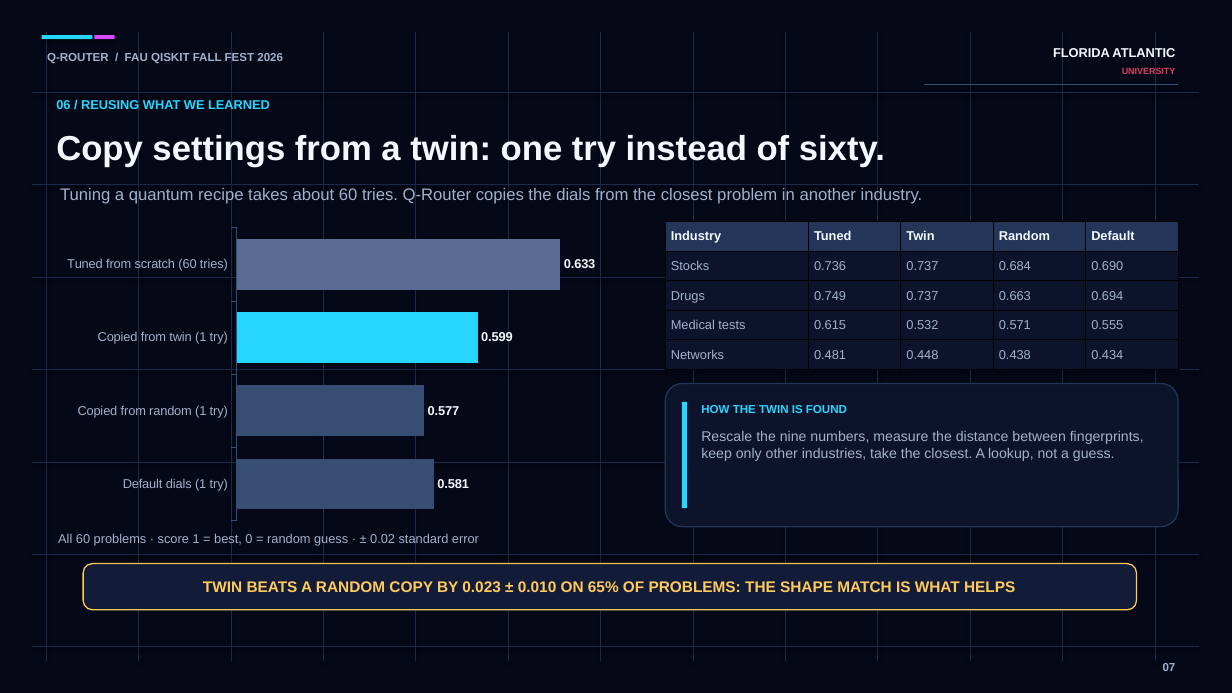
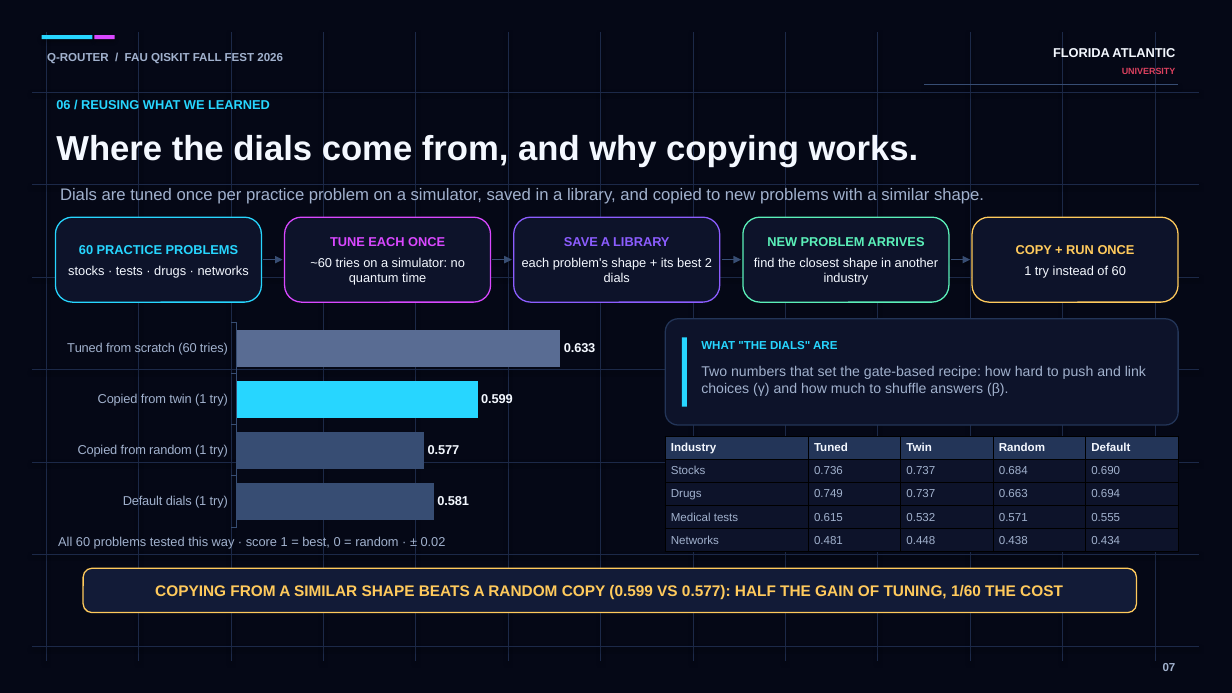
Before and after one commit to gurramn2025-cloud/q-router, a slide deck: slide 7 of slides/Q-Router_presentation.pptx. Drawn at 1232x693 pixels with LibreOffice and Linux fonts; fonts in the diff are those of the drawing. Boxes give left, top, right and bottom in pixels: in the first picture for what was removed or moved away, otherwise in the second. Text is boxed around its words. In the diff, an @@ line names an element or a change of style, - is before the commit and + after.

```diff
--- a/slides/Q-Router_presentation.pptx
+++ b/slides/Q-Router_presentation.pptx
@@ text at bbox=[56, 132, 919, 167]: text changed @@
-Copy settings from a twin: one try instead of sixty.
+Where the dials come from, and why copying works.
@@ text at bbox=[60, 187, 984, 205]: text changed @@
-Tuning a quantum recipe takes about 60 tries. Q-Router copies the dials from the closest problem in another industry.
+Dials are tuned once per practice problem on a simulator, saved in a library, and copied to new problems with a similar shape.
@@ rounded rectangle added at bbox=[55, 217, 262, 302], fill #0D132A, outline #27D6FF 1 pt @@
@@ rounded rectangle added at bbox=[285, 217, 491, 302], fill #0D132A, outline #D948FF 1 pt @@
@@ text added at bbox=[310, 237, 465, 285], 10 pt, text #F4F8FF @@
+TUNE EACH ONCE
+~60 tries on a simulator: no quantum time
@@ rounded rectangle added at bbox=[514, 217, 720, 302], fill #0D132A, outline #8C5DFF 1 pt @@
@@ text added at bbox=[522, 237, 712, 282], 10 pt, text #F4F8FF @@
+SAVE A LIBRARY
+each problem's shape + its best 2 dials
@@ rounded rectangle added at bbox=[743, 217, 949, 302], fill #0D132A, outline #5BF0B9 1 pt @@
@@ text added at bbox=[754, 237, 938, 285], 10 pt, text #F4F8FF @@
+NEW PROBLEM ARRIVES
+find the closest shape in another industry
@@ rounded rectangle added at bbox=[972, 217, 1178, 302], fill #0D132A, outline #FFCA5C 1 pt @@
@@ text added at bbox=[68, 244, 249, 277], 10 pt, text #F4F8FF @@
+60 PRACTICE PROBLEMS
+stocks · tests · drugs · networks
@@ arrow added from (263, 260) to (283, 260), #374D73 1.25 pt @@
@@ arrow added from (493, 260) to (512, 260), #374D73 1.25 pt @@
@@ arrow added from (722, 260) to (741, 260), #374D73 1.25 pt @@
@@ arrow added from (951, 260) to (970, 260), #374D73 1.25 pt @@
@@ text added at bbox=[1016, 245, 1135, 277], 10 pt, text #F4F8FF @@
+COPY + RUN ONCE
+1 try instead of 60
@@ bar chart at bbox=[55, 319, 638, 531] @@
@@ bar spacing changed @@
@@ bar chart: place and size @@
-bar chart at bbox=[55, 222, 638, 527]
+bar chart at bbox=[55, 319, 638, 531]
@@ rounded rectangle: place and size @@
-rounded rectangle at bbox=[665, 384, 1178, 527]
+rounded rectangle at bbox=[665, 319, 1178, 425]
@@ rectangle: place and size @@
-rectangle at bbox=[682, 402, 688, 508]
+rectangle at bbox=[682, 337, 688, 407]
@@ text added at bbox=[701, 341, 837, 349], 9 pt, text #27D6FF, bold @@
+WHAT "THE DIALS" ARE
@@ text added at bbox=[701, 366, 1146, 396], 11 pt, text #A1B1CD @@
+Two numbers that set the gate-based recipe: how hard to push and link choices (γ) and how much to shuffle answers (β).
@@ text removed at bbox=[701, 405, 847, 413] @@
-HOW THE TWIN IS FOUND
@@ table at bbox=[665, 436, 1178, 552] @@
@@ size 10 to 9 pt @@
@@ table: place and size @@
-table at bbox=[665, 222, 1178, 370]
+table at bbox=[665, 436, 1178, 552]
@@ text removed at bbox=[701, 431, 1144, 461] @@
-Rescale the nine numbers, measure the distance between fingerprints, keep only other industries, take the closest. A lookup, not a guess.
@@ text at bbox=[58, 536, 446, 549]: text changed @@
-All 60 problems · score 1 = best, 0 = random guess · ± 0.02 standard error
+All 60 problems tested this way · score 1 = best, 0 = random · ± 0.02
@@ rounded rectangle: place and size @@
-rounded rectangle at bbox=[83, 564, 1137, 610]
+rounded rectangle at bbox=[83, 568, 1137, 613]
@@ text at bbox=[155, 585, 1063, 600]: text changed @@
-TWIN BEATS A RANDOM COPY BY 0.023 ± 0.010 ON 65% OF PROBLEMS: THE SHAPE MATCH IS WHAT HELPS
+COPYING FROM A SIMILAR SHAPE BEATS A RANDOM COPY (0.599 VS 0.577): HALF THE GAIN OF TUNING, 1/60 THE COST
```
Also in this commit, not shown: 3 other slides changed.
